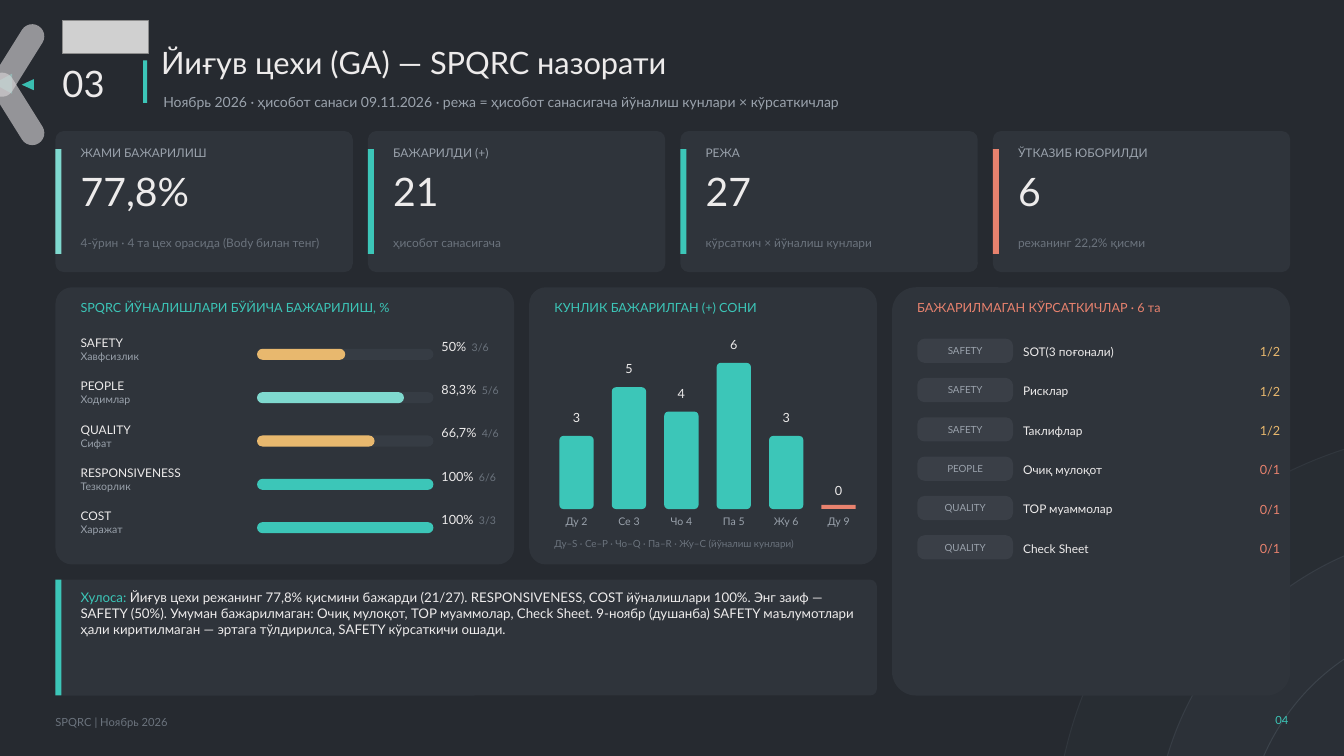
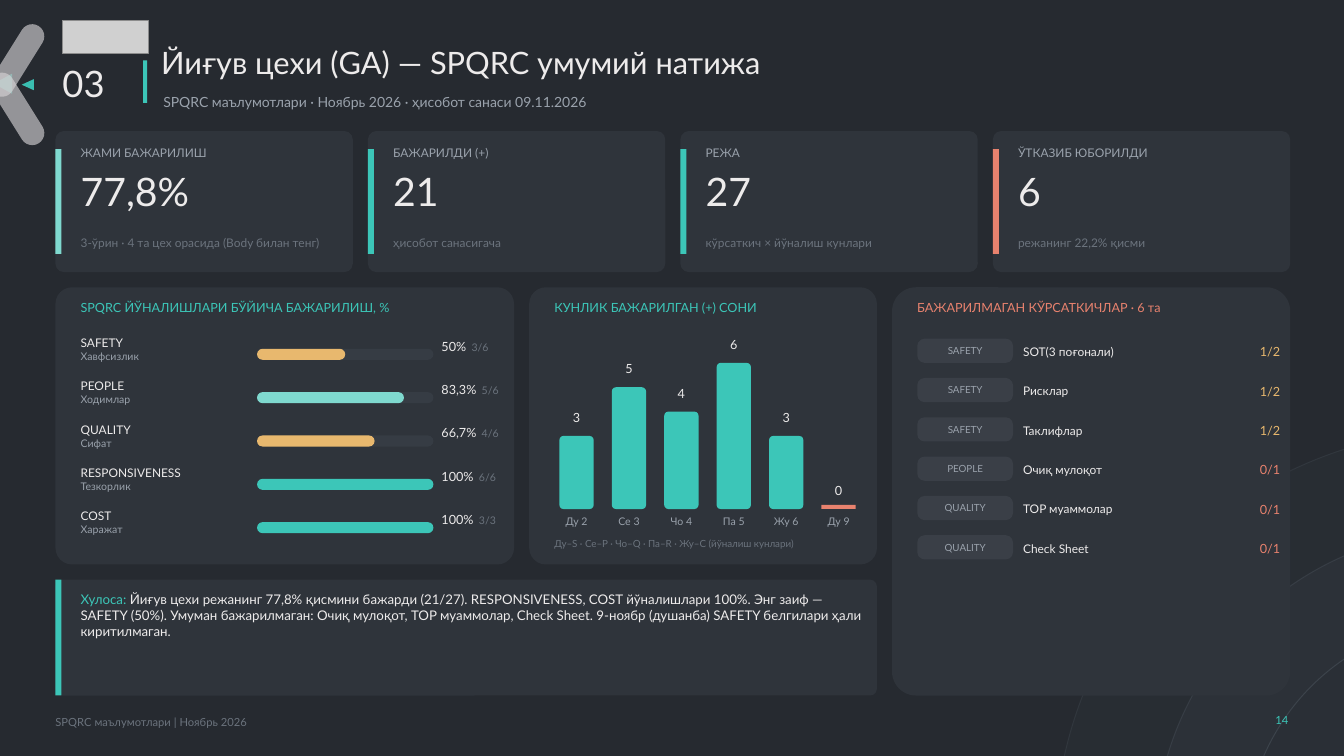
Before and after one commit to ula0740-ux/Loyha-, a slide deck: slide 14 of hisobot/spqrc/SPQRC_Noyabr_2026_sexlar.pptx (slide 4 before the commit). Drawn at 1344x756 pixels with LibreOffice and Linux fonts; fonts in the diff are those of the drawing; grey boxes stand for pictures. Boxes give left, top, right and bottom in pixels: in the first picture for what was removed or moved away, otherwise in the second. Text is boxed around its words. In the diff, an @@ line names an element or a change of style, - is before the commit and + after.

```diff
--- a/hisobot/spqrc/SPQRC_Noyabr_2026_sexlar.pptx
+++ b/hisobot/spqrc/SPQRC_Noyabr_2026_sexlar.pptx
@@ text at (x1=161, y1=47, x2=761, y2=80): text changed @@
-Йиғув цехи (GA) — SPQRC назорати
+Йиғув цехи (GA) — SPQRC умумий натижа
@@ text at (x1=163, y1=97, x2=586, y2=110): text changed @@
-Ноябрь 2026 · ҳисобот санаси 09.11.2026 · режа = ҳисобот санасигача йўналиш кунлари × кўрсаткичлар
+SPQRC маълумотлари · Ноябрь 2026 · ҳисобот санаси 09.11.2026
@@ text at (x1=81, y1=238, x2=320, y2=249): text changed @@
-4-ўрин · 4 та цех орасида (Body билан тенг)
+3-ўрин · 4 та цех орасида (Body билан тенг)
@@ text at (x1=81, y1=593, x2=861, y2=639): text changed @@
-Хулоса: Йиғув цехи режанинг 77,8% қисмини бажарди (21/27). RESPONSIVENESS, COST йўналишлари 100%. Энг заиф — SAFETY (50%). Умуман бажарилмаган: Очиқ мулоқот, TOP муаммолар, Check Sheet. 9-ноябр (душанба) SAFETY маълумотлари ҳали киритилмаган — эртага тўлдирилса, SAFETY кўрсаткичи ошади.
+Хулоса: Йиғув цехи режанинг 77,8% қисмини бажарди (21/27). RESPONSIVENESS, COST йўналишлари 100%. Энг заиф — SAFETY (50%). Умуман бажарилмаган: Очиқ мулоқот, TOP муаммолар, Check Sheet. 9-ноябр (душанба) SAFETY белгилари ҳали киритилмаган.
@@ text at (x1=55, y1=718, x2=247, y2=728): text changed @@
-SPQRC | Ноябрь 2026
+SPQRC маълумотлари | Ноябрь 2026
@@ text at (x1=1275, y1=716, x2=1288, y2=724): text changed @@
-04
+14
```
Also in this commit, not shown: 4 other slides changed, 20 slides added, 33 other files.
